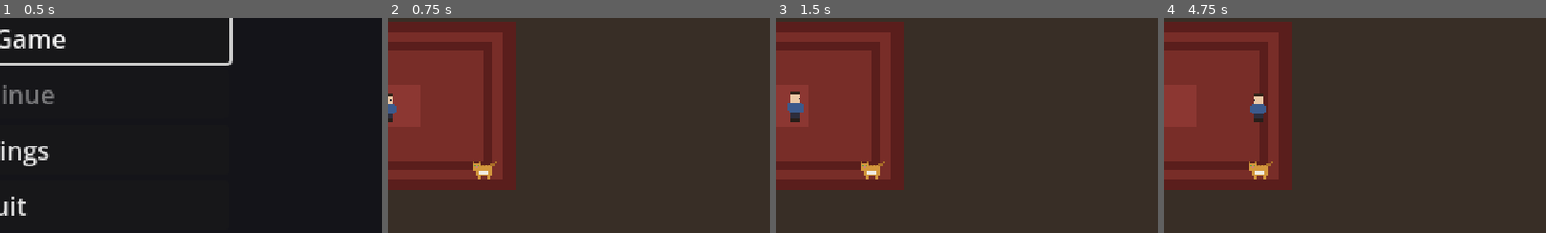
Above: before the commit, frames 1-4 (left to right).
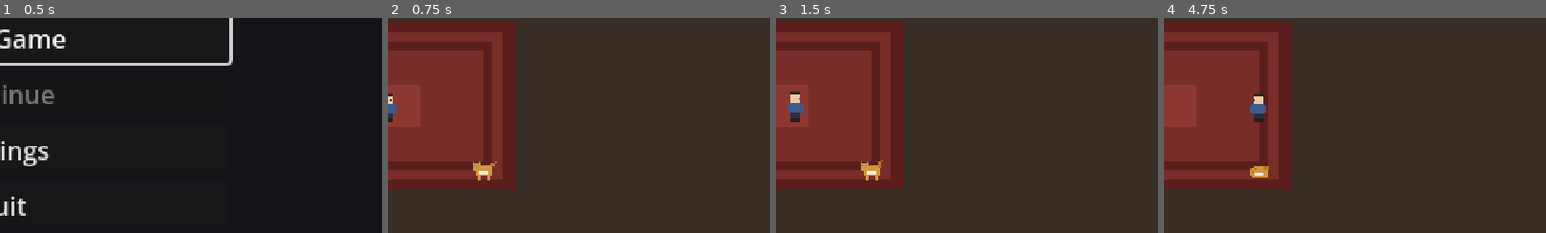
Above: after the commit, the same moments.

Repository: jbeley/dfir-godot
Game: Godot game, scene res://src/scenes/main_menu/main_menu.tscn
Same seed, same stepped clock (60 frames per second), same inputs: the game is played once before the commit and once after it. Sound files missing from this copy of the repository are replaced by a short silence.
Inputs (mouse positions are % of the whole screen's width and height, from its top left):
- Up to frame 1 (0.5 s): no input
- Up to frame 2 (0.75 s): click "New Game" at 0.5 s
- Up to frame 3 (1.5 s): tap Enter at 1.25 s; move the mouse to (72, 45) at 1.27 s; hold D (move_right) from 1.28 s (still down); hold E (interact) from 1.28 s (still down); click (72, 45) at 1.42 s
- Up to frame 4 (4.75 s): release D (move_right) at 2 s; release E (interact) at 2 s; drag from (30, 55) to (59, 59) at 2.02 s; move the mouse to (60, 28) at 2.77 s; hold D (move_right) 2.78-3.5 s; hold E (interact) 2.78-3.5 s; click (60, 28) at 2.92 s; drag from (45, 70) to (75, 31) at 3.52 s; move the mouse to (80, 65) at 4.27 s; hold A (move_left) from 4.28 s (still down); hold E (interact) from 4.28 s (still down); click (80, 65) at 4.42 s
The pictures show only the part of the screen within x 50-100%, y 39-89%; the shares and areas given below are measured in that part.

Frame 1 is identical in both runs. In frame 2, less than 0.1% of the frame differs, in the area x 23-27%, y 75-76%; in frame 3, less than 0.1%; in frame 4, 0.2%, in the area x 22-29%, y 66-76%.

Commit message:
feat: animated cat, sound effects, CRT shader
Cat NPC AI:
- 6 animation states: idle, walk_right, walk_left, sleep, keyboard, petted
- Wanders between waypoints, naps on floor, sits on keyboard
- Tail swish idle animation, walk cycle with bob
- Hearts float up when petted
- Moves autonomously with weighted random decisions

Sound effects (14 + 1 ambient):
- Terminal: keypress, enter/submit
- Notifications: notification chime, error buzz
- Cases: received alert, completion fanfare
- Interactions: coffee pour, cat purr, cat meow, sleep snore
- UI: menu move, menu select, interact
- Career: promotion fanfare
- Ambient: subtle office hum (computer fan)
- All generated procedurally via Python (no external assets)

CRT shader on terminal:
- Scanlines (subtle, configurable intensity)
- Barrel distortion (slight CRT curvature)
- Phosphor green tint
- Vignette darkening at edges
- Subtle flicker

SfxBank autoload for easy sound playback throughout the game.

https://claude.ai/code/session_012KjAGV9HwsNLnUB9PY2fQ5

Diff:
--- a/project.godot
+++ b/project.godot
@@ -26,6 +26,7 @@
 ReputationManager="*res://src/autoloads/reputation_manager.gd"
 AudioManager="*res://src/autoloads/audio_manager.gd"
 InterruptionManager="*res://src/systems/interruptions/interruption_manager.gd"
+SfxBank="*res://src/autoloads/sfx_bank.gd"
 
 [display]
 
--- /dev/null
+++ b/src/autoloads/sfx_bank.gd
@@ -0,0 +1,39 @@
+extends Node
+## Preloads all sound effects for quick access.
+
+var sounds: Dictionary = {}
+
+const SFX_FILES := {
+	"keypress": "res://assets/audio/sfx/keypress.wav",
+	"enter": "res://assets/audio/sfx/enter.wav",
+	"notification": "res://assets/audio/sfx/notification.wav",
+	"error": "res://assets/audio/sfx/error.wav",
+	"case_received": "res://assets/audio/sfx/case_received.wav",
+	"case_complete": "res://assets/audio/sfx/case_complete.wav",
+	"coffee": "res://assets/audio/sfx/coffee.wav",
+	"cat_purr": "res://assets/audio/sfx/cat_purr.wav",
+	"cat_meow": "res://assets/audio/sfx/cat_meow.wav",
+	"sleep": "res://assets/audio/sfx/sleep.wav",
+	"interact": "res://assets/audio/sfx/interact.wav",
+	"menu_move": "res://assets/audio/sfx/menu_move.wav",
+	"menu_select": "res://assets/audio/sfx/menu_select.wav",
+	"promotion": "res://assets/audio/sfx/promotion.wav",
+}
+
+
+func _ready() -> void:
+	for key: String in SFX_FILES:
+		var path: String = SFX_FILES[key]
+		if ResourceLoader.exists(path):
+			sounds[key] = load(path)
+
+
+func play(sound_name: String) -> void:
+	if sounds.has(sound_name):
+		AudioManager.play_sfx_oneshot(sounds[sound_name])
+
+
+func play_music_ambient() -> void:
+	var path := "res://assets/audio/music/ambient_office.wav"
+	if ResourceLoader.exists(path):
+		AudioManager.play_music(load(path))
--- /dev/null
+++ b/src/scenes/office/cat_npc.gd
@@ -0,0 +1,170 @@
+extends Node2D
+## The office cat. Wanders around, naps, sits on keyboard, demands attention.
+## States: idle, walking, sleeping, keyboard, petted
+
+enum CatState { IDLE, WALKING, SLEEPING, ON_KEYBOARD, PETTED }
+
+@export var wander_speed: float = 20.0
+@export var idle_time_min: float = 3.0
+@export var idle_time_max: float = 8.0
+
+@onready var sprite: Sprite2D = $Sprite
+
+var state: CatState = CatState.IDLE
+var _state_timer: float = 0.0
+var _walk_target := Vector2.ZERO
+var _anim_timer: float = 0.0
+var _anim_frame: int = 0
+var _facing_right := true
+
+# Waypoints the cat can wander to
+var waypoints: Array[Vector2] = [
+	Vector2(300, 200),  # Cat bed
+	Vector2(240, 160),  # Center (rug)
+	Vector2(360, 85),   # Near desk
+	Vector2(100, 180),  # Near coffee
+	Vector2(200, 120),  # Middle of room
+	Vector2(70, 200),   # Corner
+	Vector2(400, 180),  # Near bookshelf
+]
+
+# Spritesheet layout: 4 cols x 6 rows (16x14 frames)
+# Row 0: idle (2), Row 1: walk_right (4), Row 2: walk_left (4)
+# Row 3: sleep (2), Row 4: keyboard (2), Row 5: petted (3)
+const COLS := 4
+const ANIM_IDLE := 0
+const ANIM_WALK_R := 1
+const ANIM_WALK_L := 2
+const ANIM_SLEEP := 3
+const ANIM_KEYBOARD := 4
+const ANIM_PETTED := 5
+
+
+func _ready() -> void:
+	_enter_state(CatState.IDLE)
+
+
+func _process(delta: float) -> void:
+	_state_timer -= delta
+	_anim_timer += delta
+
+	match state:
+		CatState.IDLE:
+			_process_idle()
+		CatState.WALKING:
+			_process_walking(delta)
+		CatState.SLEEPING:
+			_process_sleeping()
+		CatState.ON_KEYBOARD:
+			_process_keyboard()
+		CatState.PETTED:
+			_process_petted()
+
+	_update_animation()
+
+
+func _process_idle() -> void:
+	if _state_timer <= 0:
+		# Decide what to do next
+		var roll := randf()
+		if roll < 0.5:
+			_start_walking()
+		elif roll < 0.7:
+			_enter_state(CatState.SLEEPING)
+			_state_timer = randf_range(10.0, 30.0)
+		elif roll < 0.85:
+			_enter_state(CatState.ON_KEYBOARD)
+			_state_timer = randf_range(5.0, 15.0)
+		else:
+			# Stay idle a bit longer
+			_state_timer = randf_range(idle_time_min, idle_time_max)
+
+
+func _process_walking(delta: float) -> void:
+	var dir := (_walk_target - position).normalized()
+	position += dir * wander_speed * delta
+
+	_facing_right = dir.x > 0
+
+	if position.distance_to(_walk_target) < 3.0:
+		position = _walk_target
+		_enter_state(CatState.IDLE)
+		_state_timer = randf_range(idle_time_min, idle_time_max)
+
+
+func _process_sleeping() -> void:
+	if _state_timer <= 0:
+		_enter_state(CatState.IDLE)
+		_state_timer = randf_range(2.0, 5.0)
+
+
+func _process_keyboard() -> void:
+	# Type random characters while on keyboard
+	if _state_timer <= 0:
+		_enter_state(CatState.IDLE)
+		_state_timer = randf_range(3.0, 6.0)
+		# Move away from desk
+		_start_walking()
+
+
+func _process_petted() -> void:
+	if _state_timer <= 0:
+		_enter_state(CatState.IDLE)
+		_state_timer = randf_range(5.0, 10.0)
+
+
+func pet() -> void:
+	"""Called when the player interacts with the cat."""
+	_enter_state(CatState.PETTED)
+	_state_timer = 2.5
+
+
+func _start_walking() -> void:
+	_walk_target = waypoints[randi() % waypoints.size()]
+	# Clamp to room bounds
+	_walk_target.x = clampf(_walk_target.x, 30, 450)
+	_walk_target.y = clampf(_walk_target.y, 50, 250)
+	_enter_state(CatState.WALKING)
+
+
+func _enter_state(new_state: CatState) -> void:
+	state = new_state
+	_anim_frame = 0
+	_anim_timer = 0.0
+
+
+func _update_animation() -> void:
+	if not sprite:
+		return
+
+	var row := ANIM_IDLE
+	var frame_count := 2
+	var anim_speed := 0.5
+
+	match state:
+		CatState.IDLE:
+			row = ANIM_IDLE
+			frame_count = 2
+			anim_speed = 0.8
+		CatState.WALKING:
+			row = ANIM_WALK_R if _facing_right else ANIM_WALK_L
+			frame_count = 4
+			anim_speed = 0.15
+		CatState.SLEEPING:
+			row = ANIM_SLEEP
+			frame_count = 2
+			anim_speed = 1.0
+		CatState.ON_KEYBOARD:
+			row = ANIM_KEYBOARD
+			frame_count = 2
+			anim_speed = 0.3
+		CatState.PETTED:
+			row = ANIM_PETTED
+			frame_count = 3
+			anim_speed = 0.4
+
+	if _anim_timer >= anim_speed:
+		_anim_timer = 0.0
+		_anim_frame = (_anim_frame + 1) % frame_count
+
+	sprite.frame = row * COLS + _anim_frame
--- /dev/null
+++ b/src/scenes/office/cat_npc.tscn
@@ -0,0 +1,22 @@
+[gd_scene load_steps=3 format=3 uid="uid://cat_npc"]
+
+[ext_resource type="Script" path="res://src/scenes/office/cat_npc.gd" id="1_cat"]
+[ext_resource type="Texture2D" path="res://assets/sprites/characters/cat_animated.png" id="2_tex"]
+
+[sub_resource type="CircleShape2D" id="shape_cat"]
+radius = 14.0
+
+[node name="CatNPC" type="Node2D" groups=["hotspots"]]
+script = ExtResource("1_cat")
+
+[node name="Sprite" type="Sprite2D" parent="."]
+texture = ExtResource("2_tex")
+texture_filter = 0
+hframes = 4
+vframes = 6
+frame = 0
+
+[node name="Cat" type="Area2D" parent="." groups=["hotspots"]]
+
+[node name="Shape" type="CollisionShape2D" parent="Cat"]
+shape = SubResource("shape_cat")
--- a/src/scenes/office/office.gd
+++ b/src/scenes/office/office.gd
@@ -82,28 +82,37 @@
 
 
 func _on_player_interact(target: Node2D) -> void:
+	SfxBank.play("interact")
 	match target.name:
 		"Desk":
 			GameManager.change_scene("res://src/scenes/workstation/workstation.tscn")
 		"EvidenceBoard":
 			GameManager.change_scene("res://src/scenes/evidence_board/evidence_board.tscn")
 		"Bed":
+			SfxBank.play("sleep")
 			ReputationManager.sleep()
 			TimeManager.current_hour = 8
 			TimeManager.current_minute = 0
 			TimeManager._advance_day()
 			_show_notification("Slept well. Energy restored!")
 		"Coffee":
+			SfxBank.play("coffee")
 			ReputationManager.drink_coffee()
 			_show_notification("Coffee! Energy +20")
 		"Cat":
+			SfxBank.play("cat_purr")
 			ReputationManager.pet_cat()
 			_show_notification("Purrrr... Stress -10")
+			# Tell cat NPC to play petted animation
+			var cat_node := get_node_or_null("CatNPC")
+			if cat_node and cat_node.has_method("pet"):
+				cat_node.pet()
 		"Phone":
 			GameManager.change_scene("res://src/scenes/email/email_client.tscn")
 
 
 func _on_interruption(interruption: Dictionary) -> void:
+	SfxBank.play("notification")
 	var text: String = str(interruption.get("text", "Something happened..."))
 	_show_notification(text, 4.0)
 
--- a/src/scenes/office/office.tscn
+++ b/src/scenes/office/office.tscn
@@ -8,6 +8,7 @@
 [ext_resource type="Texture2D" path="res://assets/sprites/office/coffee.png" id="6_coffee"]
 [ext_resource type="Texture2D" path="res://assets/sprites/office/phone.png" id="7_phone"]
 [ext_resource type="Texture2D" path="res://assets/sprites/office/bookshelf.png" id="8_shelf"]
+[ext_resource type="PackedScene" uid="uid://cat_npc" path="res://src/scenes/office/cat_npc.tscn" id="12_cat_npc"]
 [ext_resource type="Texture2D" path="res://assets/sprites/office/window.png" id="9_window"]
 [ext_resource type="Texture2D" path="res://assets/sprites/characters/cat.png" id="10_cat"]
 [ext_resource type="Texture2D" path="res://assets/sprites/office/rug.png" id="11_rug"]
@@ -101,10 +102,8 @@
 texture_filter = 0
 texture = ExtResource("7_phone")
 
-[node name="CatSprite" type="Sprite2D" parent="Furniture"]
+[node name="CatNPC" parent="." instance=ExtResource("12_cat_npc")]
 position = Vector2(300, 200)
-texture_filter = 0
-texture = ExtResource("10_cat")
 
 [node name="Player" parent="." instance=ExtResource("2_player")]
 position = Vector2(240, 160)
@@ -134,12 +133,6 @@
 
 [node name="Shape" type="CollisionShape2D" parent="Hotspots/Coffee"]
 shape = SubResource("shape_coffee")
-
-[node name="Cat" type="Area2D" parent="Hotspots" groups=["hotspots"]]
-position = Vector2(300, 200)
-
-[node name="Shape" type="CollisionShape2D" parent="Hotspots/Cat"]
-shape = SubResource("shape_cat")
 
 [node name="Phone" type="Area2D" parent="Hotspots" groups=["hotspots"]]
 position = Vector2(400, 62)
--- a/src/scenes/workstation/workstation.gd
+++ b/src/scenes/workstation/workstation.gd
@@ -110,6 +110,7 @@
 
 
 func _on_command_submitted(command: String) -> void:
+	SfxBank.play("enter")
 	terminal_input.clear()
 	if command.strip_edges() == "":
 		_print_prompt()
--- a/src/scenes/workstation/workstation.tscn
+++ b/src/scenes/workstation/workstation.tscn
@@ -1,6 +1,16 @@
-[gd_scene load_steps=2 format=3 uid="uid://workstation"]
+[gd_scene load_steps=4 format=3 uid="uid://workstation"]
 
 [ext_resource type="Script" path="res://src/scenes/workstation/workstation.gd" id="1_ws"]
+[ext_resource type="Shader" path="res://src/ui/shaders/crt.gdshader" id="2_crt"]
+
+[sub_resource type="ShaderMaterial" id="crt_material"]
+shader = ExtResource("2_crt")
+shader_parameter/scanline_intensity = 0.12
+shader_parameter/curvature = 0.015
+shader_parameter/vignette_intensity = 0.25
+shader_parameter/brightness = 1.1
+shader_parameter/flicker = 0.008
+shader_parameter/phosphor_tint = Vector3(0.9, 1.0, 0.85)
 
 [node name="Workstation" type="Control"]
 layout_mode = 3
@@ -85,3 +95,11 @@
 offset_bottom = 270.0
 horizontal_alignment = 1
 vertical_alignment = 1
+
+[node name="CRTOverlay" type="ColorRect" parent="."]
+layout_mode = 1
+anchors_preset = 15
+anchor_right = 1.0
+anchor_bottom = 1.0
+mouse_filter = 2
+material = SubResource("crt_material")
--- /dev/null
+++ b/src/ui/shaders/crt.gdshader
@@ -0,0 +1,46 @@
+shader_type canvas_item;
+
+// CRT monitor effect - scanlines, slight curvature, phosphor glow
+uniform float scanline_intensity : hint_range(0.0, 1.0) = 0.15;
+uniform float curvature : hint_range(0.0, 0.1) = 0.02;
+uniform float vignette_intensity : hint_range(0.0, 1.0) = 0.3;
+uniform float brightness : hint_range(0.8, 1.5) = 1.1;
+uniform float flicker : hint_range(0.0, 0.05) = 0.01;
+uniform vec3 phosphor_tint = vec3(0.9, 1.0, 0.85); // Slight green tint
+
+void fragment() {
+	vec2 uv = SCREEN_UV;
+
+	// Barrel distortion (CRT curvature)
+	vec2 centered = uv - 0.5;
+	float dist = dot(centered, centered);
+	uv = uv + centered * dist * curvature;
+
+	// Clamp to screen bounds
+	if (uv.x < 0.0 || uv.x > 1.0 || uv.y < 0.0 || uv.y > 1.0) {
+		COLOR = vec4(0.0, 0.0, 0.0, 1.0);
+		return;
+	}
+
+	// Sample the screen texture
+	vec4 col = texture(TEXTURE, uv);
+
+	// Scanlines
+	float scanline = sin(uv.y * 270.0 * 3.14159 * 2.0) * 0.5 + 0.5;
+	col.rgb -= scanline_intensity * scanline * vec3(1.0);
+
+	// Phosphor tint
+	col.rgb *= phosphor_tint;
+
+	// Brightness boost
+	col.rgb *= brightness;
+
+	// Subtle flicker
+	col.rgb += flicker * sin(TIME * 60.0);
+
+	// Vignette (darker edges)
+	float vignette = 1.0 - dist * vignette_intensity * 4.0;
+	col.rgb *= vignette;
+
+	COLOR = col;
+}
Binary file added: assets/sprites/characters/cat_animated.png
Not shown: 1 places in src/scenes/office/office.tscn that only renumber resources
Not shown, added: assets/audio/music/ambient_office.wav
Not shown, added: assets/audio/sfx/case_complete.wav
Not shown, added: assets/audio/sfx/case_received.wav
Not shown, added: assets/audio/sfx/cat_meow.wav
Not shown, added: assets/audio/sfx/cat_purr.wav
Not shown, added: assets/audio/sfx/coffee.wav
Not shown, added: assets/audio/sfx/enter.wav
Not shown, added: assets/audio/sfx/error.wav
Not shown, added: assets/audio/sfx/interact.wav
Not shown, added: assets/audio/sfx/keypress.wav
(and 7 more such lines)
